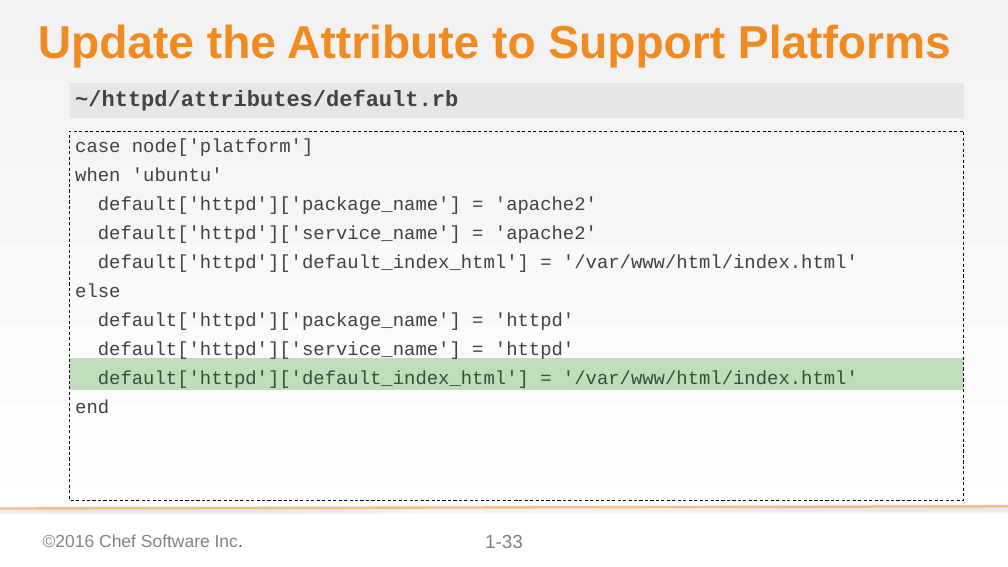
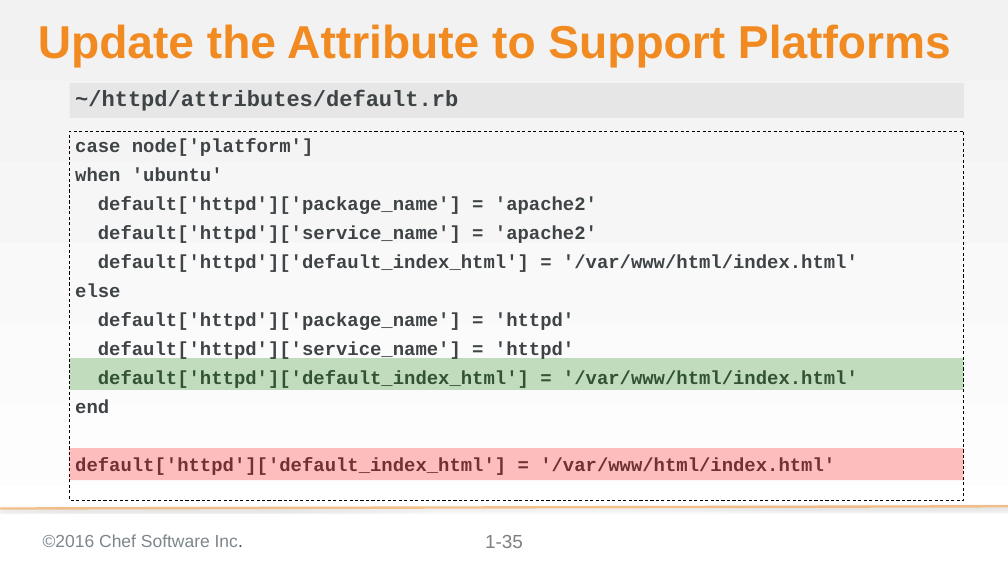
Before and after one commit to chef-training/test_driven_cookbook_development, a slide deck: slide 35 of 08-refactoring_for_multiple_platforms.pptx (slide 33 before the commit). Drawn at 1008x567 pixels with LibreOffice and Linux fonts; fonts in the diff are those of the drawing; background and template pictures are left out. Boxes give left, top, right and bottom in pixels: in the first picture for what was removed or moved away, otherwise in the second. Text is boxed around its words. In the diff, an @@ line names an element or a change of style, - is before the commit and + after.

```diff
--- a/08-refactoring_for_multiple_platforms.pptx
+++ b/08-refactoring_for_multiple_platforms.pptx
@@ text at [75, 139, 858, 413]: bold on in "case node['platform']", "when 'ubuntu'", "default['httpd']['package_name'] = 'apache2'", "default['httpd']['service_name'] = 'apache2'" and 6 more places @@
@@ rectangle added at [70, 448, 963, 480], fill #FF0000 at 25% opacity @@
@@ text at [75, 458, 835, 475]: paragraph added @@
+default['httpd']['default_index_html'] = '/var/www/html/index.html'
@@ page number at [485, 535, 523, 548]: text changed @@
-1-33
+1-35
```
Also in this commit, not shown: 36 other slides changed, 3 slides added.
